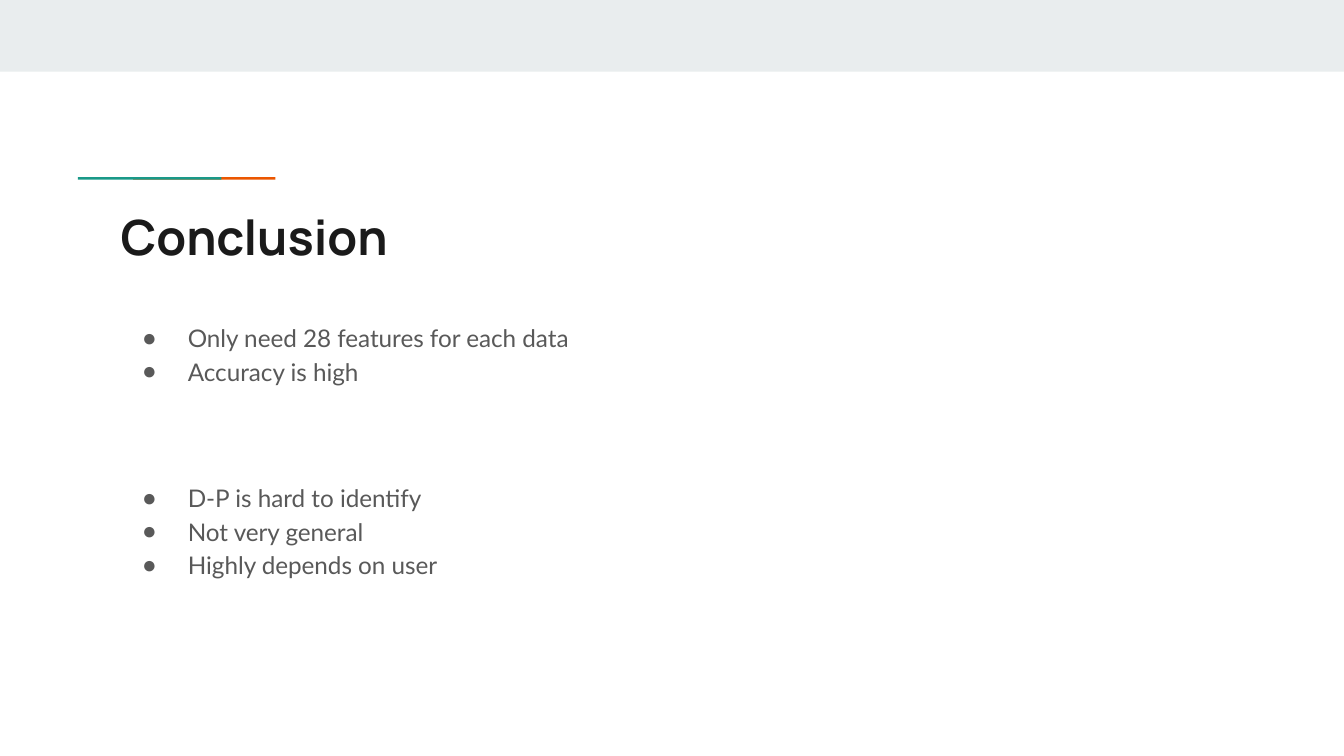
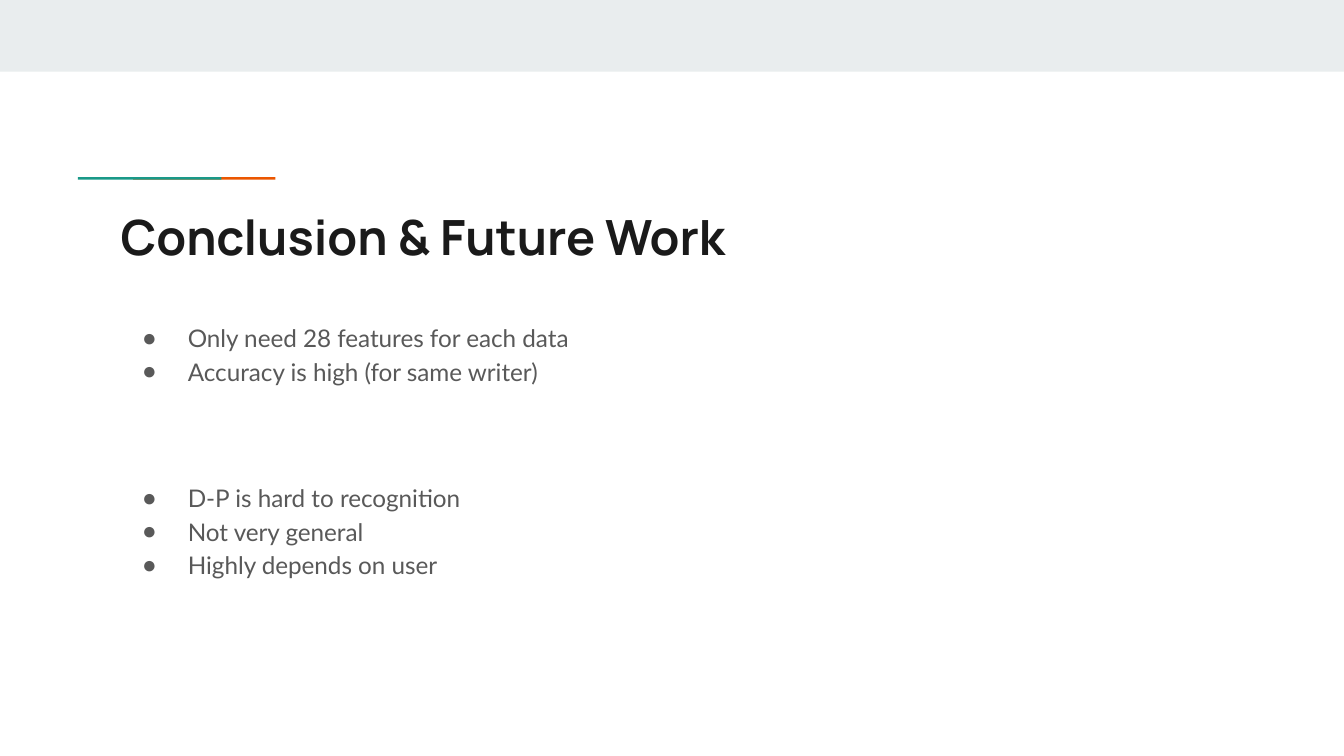
Before and after one commit to allen880117/DrawTablet, a slide deck: slide 22 of Team14.pptx (slide 19 before the commit). Drawn at 1344x756 pixels with LibreOffice and Linux fonts; fonts in the diff are those of the drawing. Boxes give left, top, right and bottom in pixels: in the first picture for what was removed or moved away, otherwise in the second. Text is boxed around its words. In the diff, an @@ line names an element or a change of style, - is before the commit and + after.

```diff
--- a/Team14.pptx
+++ b/Team14.pptx
@@ title at (x1=121, y1=219, x2=725, y2=256): text changed @@
-Conclusion
+Conclusion & Future Work
@@ text at (x1=188, y1=362, x2=538, y2=512): text changed @@
-● Accuracy is high
-● D-P is hard to identify
+● Accuracy is high (for same writer)
+● D-P is hard to recognition
```
Also in this commit, not shown: 11 other slides changed, 4 slides added.
